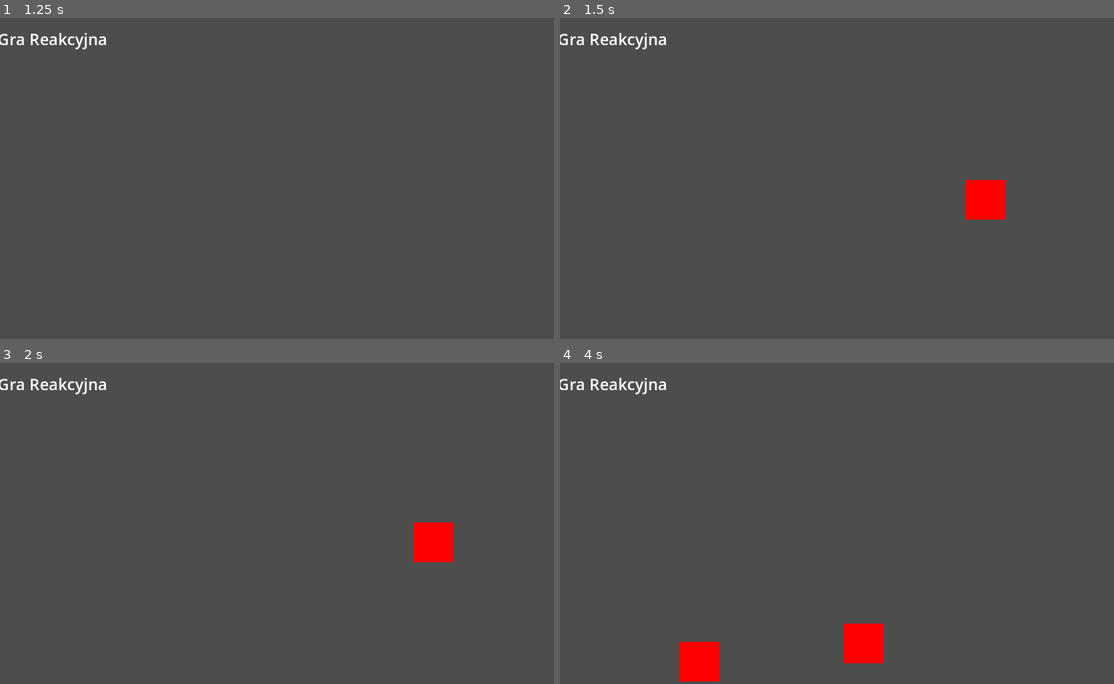
Above: before the commit, frames 1-4 (two rows, left to right).
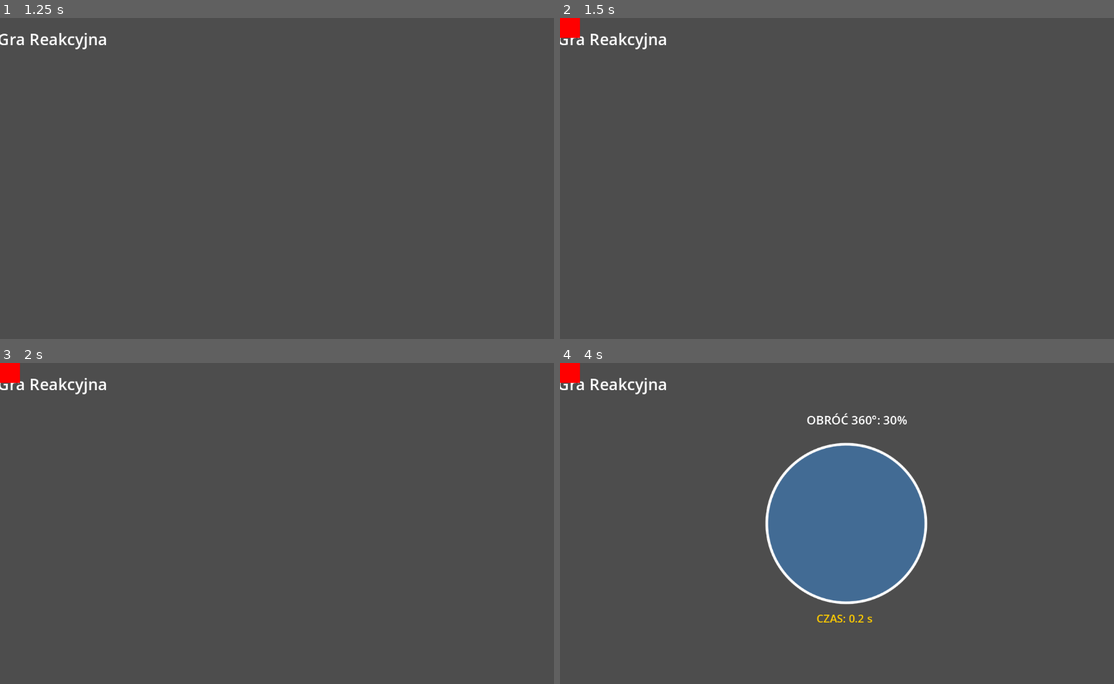
Above: after the commit, the same moments.

Repository: XMefilesX/Rehagame
Game: Godot game, scene res://main.tscn
Same seed, same stepped clock (60 frames per second), same inputs: the game is played once before the commit and once after it.
Inputs (mouse positions are in pixels of both pictures, inside the frame that each line leads up to):
- Up to frame 1 (1.25 s): click "▶ Start" at 0.5 s
- Up to frame 2 (1.5 s): tap Enter at 1.25, 1.35 s; move the mouse to (969, 162) at 1.27 s; click (969, 162) at 1.42 s
- Up to frame 3 (2 s): no input
- Up to frame 4 (4 s): move the mouse to (992, 542) at 2.02 s; tap Keypad Enter at 2.1 s; click (992, 542) at 2.17 s; move the mouse to (903, 452) at 2.77 s; hold Shift 2.78-3.53 s; click (903, 452) at 2.92 s; move the mouse to (820, 587) at 3.52 s; tap Ctrl at 3.6 s; click (820, 587) at 3.67 s

Frame 1 is identical in both runs. In frame 2, 1.1% of the frame differs, in the area x 0-81%, y 0-63%; in frame 3, 1.1%; in frame 4, 14%, in the area x 0-67%, y 0-100%.

Commit message:
wersja err

Diff:
--- a/main.gd
+++ b/main.gd
@@ -36,8 +36,14 @@
 # ===========================================================
 # ZASOBY
 # ===========================================================
+# ZASOBY
 var target_scene: PackedScene = preload("res://target.tscn")
-
+var slice_scene: PackedScene = preload("res://SliceActivity.tscn")
+var reaction_scene: PackedScene = preload("res://ReactionClickActivity.tscn")
+var circle_scene: PackedScene = preload("res://CircleSpinActivity.tscn")
+
+var rotational_active: bool = false
+var current_spawn_timer: Timer
 # ===========================================================
 # DANE SESJI
 # ===========================================================
@@ -109,10 +115,52 @@
 # SPAWN CELÓW
 # ===========================================================
 func _on_spawn_timer_timeout() -> void:
-	if not session_active:
+	if not session_active or rotational_active:
 		return
-	_spawn_target()
-	spawn_timer.start(randf_range(MIN_SPAWN_DELAY, MAX_SPAWN_DELAY))
+
+	var roll = randf()
+	var activity = null
+
+	if roll < 0.35:
+		activity = target_scene.instantiate()
+		add_child(activity)
+		var lifetime = DifficultyManager.get_timeout()
+		var spawn_delay = DifficultyManager.get_spawn_delay(lifetime)
+		if is_instance_valid(current_spawn_timer):
+			current_spawn_timer.queue_free()
+		current_spawn_timer = Timer.new()
+		current_spawn_timer.wait_time = spawn_delay
+		current_spawn_timer.one_shot = true
+		current_spawn_timer.timeout.connect(_on_spawn_timer_timeout)
+		add_child(current_spawn_timer)
+		current_spawn_timer.start()
+		return
+	elif roll < 0.55:
+		activity = slice_scene.instantiate()
+	elif roll < 0.75:
+		activity = reaction_scene.instantiate()
+	else:
+		activity = circle_scene.instantiate()
+		rotational_active = true
+
+	add_child(activity)
+
+	var lifetime = DifficultyManager.get_timeout()
+
+	if DifficultyManager.is_solo_only(activity):
+		activity.activity_completed.connect(_on_rotational_completed)
+	else:
+		var spawn_delay = DifficultyManager.get_spawn_delay(lifetime)
+		activity.activity_completed.connect(_on_activity_completed.bind(activity))
+
+		if is_instance_valid(current_spawn_timer):
+			current_spawn_timer.queue_free()
+		current_spawn_timer = Timer.new()
+		current_spawn_timer.wait_time = spawn_delay
+		current_spawn_timer.one_shot = true
+		current_spawn_timer.timeout.connect(_on_spawn_timer_timeout)
+		add_child(current_spawn_timer)
+		current_spawn_timer.start()
 
 func _spawn_target() -> void:
 	var target: Target = target_scene.instantiate()
@@ -382,3 +430,14 @@
 		file.close()
 	# Odśwież widok
 	_show_progress()
+
+func _on_rotational_completed(success: bool) -> void:
+	rotational_active = false
+	if success:
+		score += 25
+	_on_spawn_timer_timeout()
+
+func _on_activity_completed(success: bool, activity) -> void:
+	if success:
+		score += 10
+		DifficultyManager.report_reaction_time(0.5)
--- a/project.godot
+++ b/project.godot
@@ -14,6 +14,10 @@
 run/main_scene="uid://c2moxdg0s1u01"
 config/features=PackedStringArray("4.6", "Forward Plus")
 config/icon="res://icon.svg"
+
+[autoload]
+
+DifficultyManager="*res://DifficultyManager.gd"
 
 [editor_plugins]
 
@@ -35,7 +39,3 @@
 [rendering]
 
 rendering_device/driver.windows="d3d12"
-
-[autoload]
-
-DifficultyManager="*res://DifficultyManager.gd"
Not shown, added: CircleSpinActivity.gd.uid
